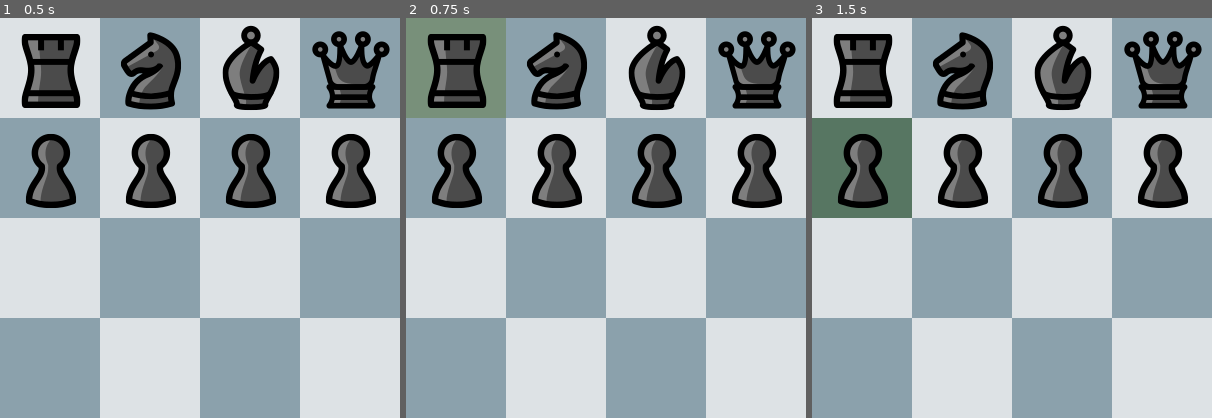
Above: before the commit, frames 1-3 (left to right).
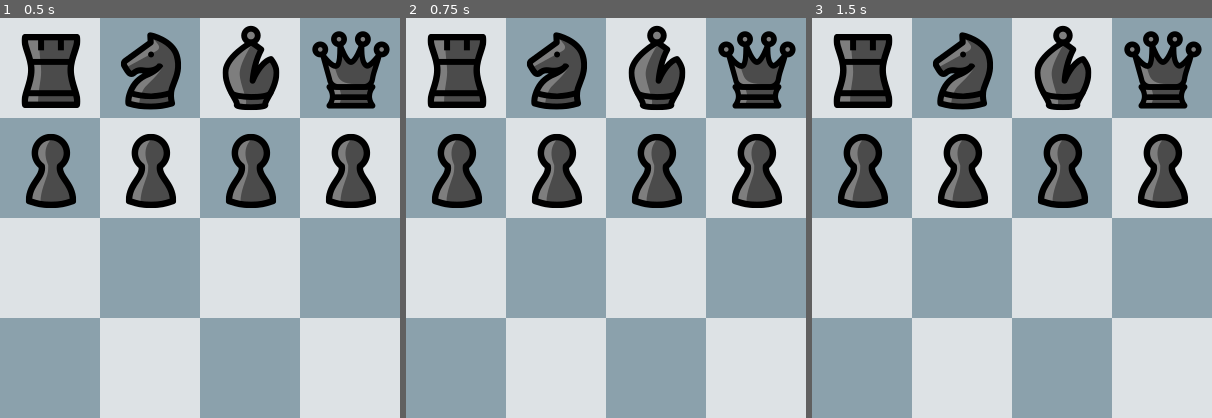
Above: after the commit, the same moments.

Repository: bend-n/chess
Game: Godot game, scene res://World.tscn
Two runs of this game, one before a commit and one after it. Both use one fixed random seed, a clock stepped at 60 frames per second and the inputs below.
Inputs (mouse positions are % of the whole screen's width and height, from its top left):
- Up to frame 1 (0.5 s): no input
- Up to frame 2 (0.75 s): tap Enter at 0.5 s; move the mouse to (6, 6) at 0.52 s; click (6, 6) at 0.67 s
- Up to frame 3 (1.5 s): tap Space at 1.25 s; move the mouse to (6, 19) at 1.27 s; click (6, 19) at 1.42 s
The pictures show only the part of the screen within x 0-50%, y 0-50%; the shares and areas given below are measured in that part.

Frame 1 is identical in both runs. In frame 2, 3.8% of the frame differs, in the area x 0-25%, y 0-25%; in frame 3, 4.6%, in the area x 0-25%, y 25-50%.

Commit message:
wits end

Diff:
--- a/Globals.gd
+++ b/Globals.gd
@@ -1,5 +1,3 @@
 extends Node
 
-var piece_size
-
-var last_clicked
+var grid
--- a/Grid.gd
+++ b/Grid.gd
@@ -4,6 +4,7 @@
 
 export(Color) var board_color1 = Color.white
 export(Color) var board_color2 = Color.black
+export(Color) var overlay_color = Color(0.2, 0.345098, 0.188235, 0.592157)
 
 onready var background = $Background
 
@@ -16,6 +17,18 @@
 
 var matrix = []
 var background_matrix = []
+var last_clicked
+
+
+func _ready():
+	Globals.grid = self
+	init_board()
+	init_matrix()
+
+
+func _exit_tree():
+	Globals.grid = null
+
 
 func init_matrix():
 	for i in range(8):
@@ -29,6 +42,8 @@
 	var piece = Piece.instance()
 	piece.sprite = piece.get_node("Sprite")
 	piece.sprite.texture = load(sprite)
+	piece.real_position = position
+	position *= piece_size
 	# piece.sprite.flip_v = not white # this is not shogi you eejit
 	if white:
 		position -= Vector2(0, piece_size.y)  # boost it up
@@ -48,12 +63,14 @@
 			var square = Square.instance()
 			square.rect_size = piece_size
 			square.rect_position = Vector2(i, j) * piece_size
-			square.name = "square_" + str(i) + "_" + str(j)
+			square.realname = "square_" + str(i) + "_" + str(j)
 			square.color = board_color1 if (i + j) % 2 == 0 else board_color2
 			square.real_position = Vector2(i, j)
 			background.add_child(square)
 			square.connect("clicked", self, "square_clicked")
 			background_matrix[i].append(square)
+	print_matrix_pretty(background_matrix)
+
 
 func add_pieces():
 	add_pawns()
@@ -68,74 +85,50 @@
 func add_pawns():
 	for i in range(8):
 		matrix[1][i] = instance_piece_at_position(
-			Vector2(i, 1) * piece_size, "pawn", ASSETS_PATH + "bP.png", false
+			Vector2(i, 1), "pawn", ASSETS_PATH + "bP.png", false
 		)
 		matrix[6][i] = instance_piece_at_position(
-			Vector2(i, 7) * piece_size, "pawn", ASSETS_PATH + "wP.png", true
+			Vector2(i, 7), "pawn", ASSETS_PATH + "wP.png", true
 		)
 
 
 func add_rooks():
-	matrix[0][0] = instance_piece_at_position(
-		Vector2(0, 0) * piece_size, "rook", ASSETS_PATH + "bR.png", false
-	)
-	matrix[0][7] = instance_piece_at_position(
-		Vector2(7, 0) * piece_size, "rook", ASSETS_PATH + "bR.png", false
-	)
-	matrix[7][0] = instance_piece_at_position(
-		Vector2(0, 8) * piece_size, "rook", ASSETS_PATH + "wR.png", true
-	)
-	matrix[7][7] = instance_piece_at_position(
-		Vector2(7, 8) * piece_size, "rook", ASSETS_PATH + "wR.png", true
-	)
+	matrix[0][0] = instance_piece_at_position(Vector2(0, 0), "rook", ASSETS_PATH + "bR.png", false)
+	matrix[0][7] = instance_piece_at_position(Vector2(7, 0), "rook", ASSETS_PATH + "bR.png", false)
+	matrix[7][0] = instance_piece_at_position(Vector2(0, 8), "rook", ASSETS_PATH + "wR.png", true)
+	matrix[7][7] = instance_piece_at_position(Vector2(7, 8), "rook", ASSETS_PATH + "wR.png", true)
 
 
 func add_knights():
 	matrix[0][1] = instance_piece_at_position(
-		Vector2(1, 0) * piece_size, "knight", ASSETS_PATH + "bN.png", false
+		Vector2(1, 0), "knight", ASSETS_PATH + "bN.png", false
 	)
 	matrix[0][6] = instance_piece_at_position(
-		Vector2(6, 0) * piece_size, "knight", ASSETS_PATH + "bN.png", false
+		Vector2(6, 0), "knight", ASSETS_PATH + "bN.png", false
 	)
-	matrix[7][1] = instance_piece_at_position(
-		Vector2(1, 8) * piece_size, "knight", ASSETS_PATH + "wN.png", true
-	)
-	matrix[7][6] = instance_piece_at_position(
-		Vector2(6, 8) * piece_size, "knight", ASSETS_PATH + "wN.png", true
-	)
+	matrix[7][1] = instance_piece_at_position(Vector2(1, 8), "knight", ASSETS_PATH + "wN.png", true)
+	matrix[7][6] = instance_piece_at_position(Vector2(6, 8), "knight", ASSETS_PATH + "wN.png", true)
 
 
 func add_bishops():
 	matrix[0][2] = instance_piece_at_position(
-		Vector2(2, 0) * piece_size, "bishop", ASSETS_PATH + "bB.png", false
+		Vector2(2, 0), "bishop", ASSETS_PATH + "bB.png", false
 	)
 	matrix[0][5] = instance_piece_at_position(
-		Vector2(5, 0) * piece_size, "bishop", ASSETS_PATH + "bB.png", false
+		Vector2(5, 0), "bishop", ASSETS_PATH + "bB.png", false
 	)
-	matrix[7][2] = instance_piece_at_position(
-		Vector2(2, 8) * piece_size, "bishop", ASSETS_PATH + "wB.png", true
-	)
-	matrix[7][5] = instance_piece_at_position(
-		Vector2(5, 8) * piece_size, "bishop", ASSETS_PATH + "wB.png", true
-	)
+	matrix[7][2] = instance_piece_at_position(Vector2(2, 8), "bishop", ASSETS_PATH + "wB.png", true)
+	matrix[7][5] = instance_piece_at_position(Vector2(5, 8), "bishop", ASSETS_PATH + "wB.png", true)
 
 
 func add_queens():
-	matrix[0][3] = instance_piece_at_position(
-		Vector2(3, 0) * piece_size, "queen", ASSETS_PATH + "bQ.png", false
-	)
-	matrix[7][3] = instance_piece_at_position(
-		Vector2(3, 8) * piece_size, "queen", ASSETS_PATH + "wQ.png", true
-	)
+	matrix[0][3] = instance_piece_at_position(Vector2(3, 0), "queen", ASSETS_PATH + "bQ.png", false)
+	matrix[7][3] = instance_piece_at_position(Vector2(3, 8), "queen", ASSETS_PATH + "wQ.png", true)
 
 
 func add_kings():
-	matrix[0][4] = instance_piece_at_position(
-		Vector2(4, 0) * piece_size, "king", ASSETS_PATH + "bK.png", false
-	)
-	matrix[7][4] = instance_piece_at_position(
-		Vector2(4, 8) * piece_size, "king", ASSETS_PATH + "wK.png", true
-	)
+	matrix[0][4] = instance_piece_at_position(Vector2(4, 0), "king", ASSETS_PATH + "bK.png", false)
+	matrix[7][4] = instance_piece_at_position(Vector2(4, 8), "king", ASSETS_PATH + "wK.png", true)
 
 
 func print_matrix_pretty(mat = matrix):
@@ -153,25 +146,29 @@
 	print("]")
 
 
-func _ready():
-	Globals.piece_size = piece_size
-	init_board()
-	init_matrix()
+func check_for_circle(position: Vector2):
+	var circle = background_matrix[position.x][position.y].circle.visible
+	return circle
 
 
 func square_clicked(position: Vector2):
 	var spot = matrix[position.y][position.x]
-	if !spot:
-		print("spot isnt null")
-		if !Globals.last_clicked: # its null
-			print("last clicked is null")
+	if !spot or !spot.white:
+		if !last_clicked:  # its null
 			return
-		print("last clicked wasnt null")
-		Globals.last_clicked.spot(position)
-		Globals.last_clicked = null
-	elif Globals.last_clicked != spot:
-		print("last clicked is different")
-		if Globals.last_clicked:
-			Globals.last_clicked.spot(null)
-		Globals.last_clicked = spot
+		if check_for_circle(position):
+			last_clicked.moveto(position)
+		last_clicked.clear_clicked()
+		last_clicked = null
+	elif last_clicked != spot:
+		if last_clicked:
+			last_clicked.clear_clicked()
+		last_clicked = spot
 		spot.clicked()
+
+
+func clear_circles():
+	for i in range(8):
+		for j in range(8):
+			var square = background_matrix[i][j]
+			square.set_circle(false)
--- a/Piece.gd
+++ b/Piece.gd
@@ -1,23 +1,56 @@
 extends Node2D
-class_name Piece
+class_name Piece, "res://assets/california/wP.png"
 
+var real_position = Vector2.ZERO
 var white := true
 var realname = "pawn"
+var has_moved = false
 var sprite
 
-onready var colorrect= $ColorRect
+onready var colorrect = $ColorRect
+
+
+func _ready():
+	colorrect.color = Globals.grid.overlay_color
+	colorrect.rect_size = Globals.grid.piece_size
+
 
 func move(newpos: Vector2):
-	global_position = newpos
+	has_moved = true
+	global_position = newpos * Globals.grid.piece_size
+
 
 func clicked():
 	colorrect.show()
+	create_circles()
 	print(realname, " was clicked")
 
-func spot(position):
+
+func clear_clicked():
 	colorrect.hide()
-	if position:
-		print("spot ", position)
+	Globals.grid.clear_circles()
 
-func _ready():
-	colorrect.rect_size = Globals.piece_size
+
+func moveto(position):  # called when already clicked, and clicked again
+	Globals.grid.matrix[real_position.y][real_position.x] = null
+	Globals.grid.matrix[position.y][position.x] = self
+	real_position = position
+	move(position)
+
+
+func create_circles():
+	# for motion
+	match realname:
+		"pawn":
+			var carray = [real_position - Vector2(0, 1)]
+			if !has_moved:
+				carray.append(real_position - Vector2(0, 2))
+			set_circle(carray)
+
+
+func set_circle(positions: Array):
+	for i in range(len(positions)):
+		var pos = positions[i]
+		if Globals.grid.matrix[pos.y][pos.x]:
+			continue
+		Globals.grid.background_matrix[pos.x][pos.y].set_circle(true)
--- a/Square.gd
+++ b/Square.gd
@@ -5,15 +5,23 @@
 
 onready var area = $Squarea
 onready var areacollisionshape = $Squarea/CollisionShape2D
+onready var circle = $Circle
 
 signal clicked(real_position)
 
 
 func _ready():
-	areacollisionshape.global_position += Globals.piece_size / 2
+	circle.position = Globals.grid.piece_size / 2
+	circle.modulate = Globals.grid.overlay_color
+	circle.visible = false
+	areacollisionshape.global_position += Globals.grid.piece_size / 2
 	areacollisionshape.shape.extents = Vector2(rect_size.x / 2, rect_size.y / 2)
 
 
 func _on_Squarea_input_event(_viewport: Node, event: InputEvent, _shape_idx: int):
 	if event is InputEventMouseButton:
 		emit_signal("clicked", real_position)
+
+
+func set_circle(boolean: bool):
+	circle.visible = boolean
--- a/Square.tscn
+++ b/Square.tscn
@@ -1,6 +1,7 @@
-[gd_scene load_steps=3 format=2]
+[gd_scene load_steps=4 format=2]
 
 [ext_resource path="res://Square.gd" type="Script" id=1]
+[ext_resource path="res://circle.png" type="Texture" id=2]
 
 [sub_resource type="RectangleShape2D" id=1]
 extents = Vector2( 381, 394.5 )
@@ -8,12 +9,22 @@
 [node name="Square" type="ColorRect"]
 anchor_right = 1.0
 anchor_bottom = 1.0
+margin_right = -800.0
+margin_bottom = -800.0
 mouse_filter = 2
 script = ExtResource( 1 )
 
 [node name="Squarea" type="Area2D" parent="."]
+collision_mask = 0
+monitoring = false
+monitorable = false
 
 [node name="CollisionShape2D" type="CollisionShape2D" parent="Squarea"]
+visible = false
 shape = SubResource( 1 )
 
+[node name="Circle" type="Sprite" parent="."]
+position = Vector2( 9, 51 )
+texture = ExtResource( 2 )
+
 [connection signal="input_event" from="Squarea" to="." method="_on_Squarea_input_event"]
--- a/World.tscn
+++ b/World.tscn
@@ -8,5 +8,6 @@
 script = ExtResource( 1 )
 board_color1 = Color( 0.870588, 0.890196, 0.901961, 1 )
 board_color2 = Color( 0.54902, 0.635294, 0.678431, 1 )
+overlay_color = Color( 0.2, 0.345098, 0.188235, 0.592157 )
 
 [node name="Background" type="Node2D" parent="Grid"]
--- a/project.godot
+++ b/project.godot
@@ -15,7 +15,7 @@
 "path": "res://Piece.gd"
 } ]
 _global_script_class_icons={
-"Piece": ""
+"Piece": "res://assets/california/wP.png"
 }
 
 [application]
@@ -33,6 +33,34 @@
 window/stretch/mode="2d"
 window/stretch/aspect="keep"
 
+[editor_plugins]
+
+enabled=PoolStringArray(  )
+
+[importer_defaults]
+
+texture={
+"compress/bptc_ldr": 0,
+"compress/hdr_mode": 0,
+"compress/lossy_quality": 0.7,
+"compress/mode": 0,
+"compress/normal_map": 0,
+"detect_3d": false,
+"flags/anisotropic": false,
+"flags/filter": false,
+"flags/mipmaps": false,
+"flags/repeat": 0,
+"flags/srgb": 2,
+"process/HDR_as_SRGB": false,
+"process/fix_alpha_border": true,
+"process/invert_color": false,
+"process/normal_map_invert_y": false,
+"process/premult_alpha": false,
+"size_limit": 0,
+"stream": false,
+"svg/scale": 1.0
+}
+
 [rendering]
 
 environment/default_clear_color=Color( 0.301961, 0.301961, 0.301961, 1 )
Binary file added: circle.png
Not shown, added: circle.png.import
